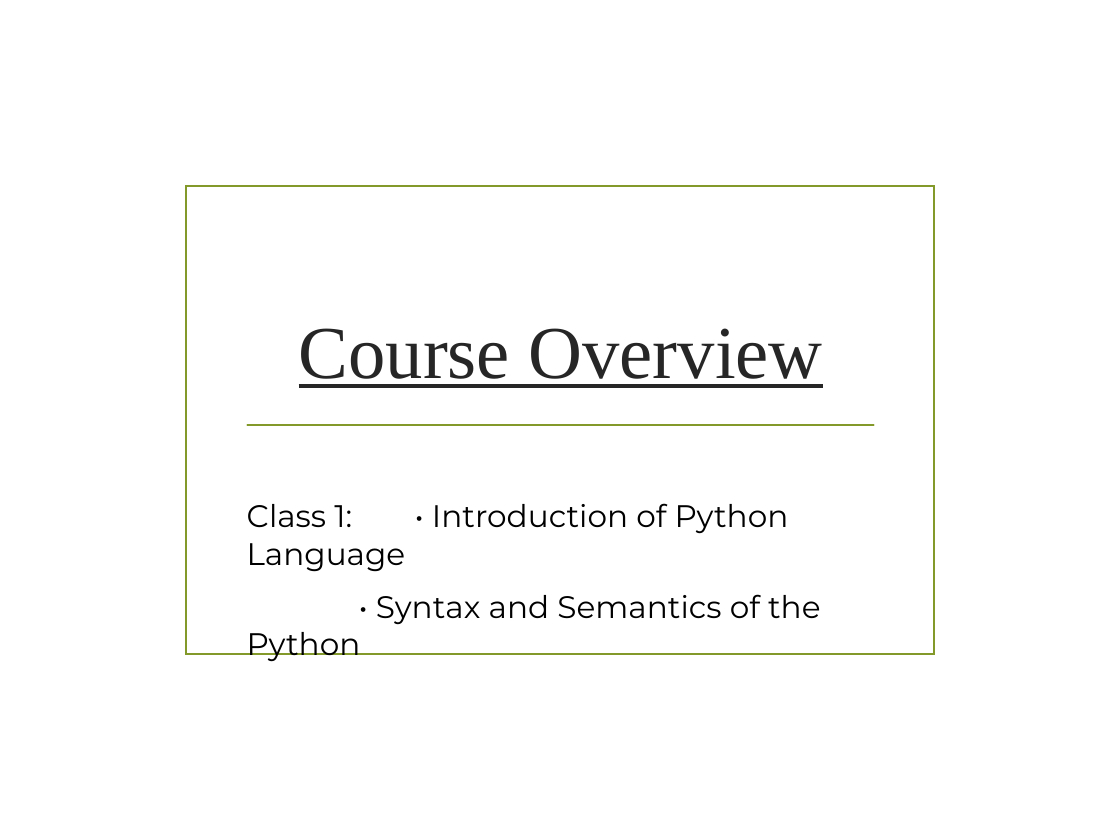
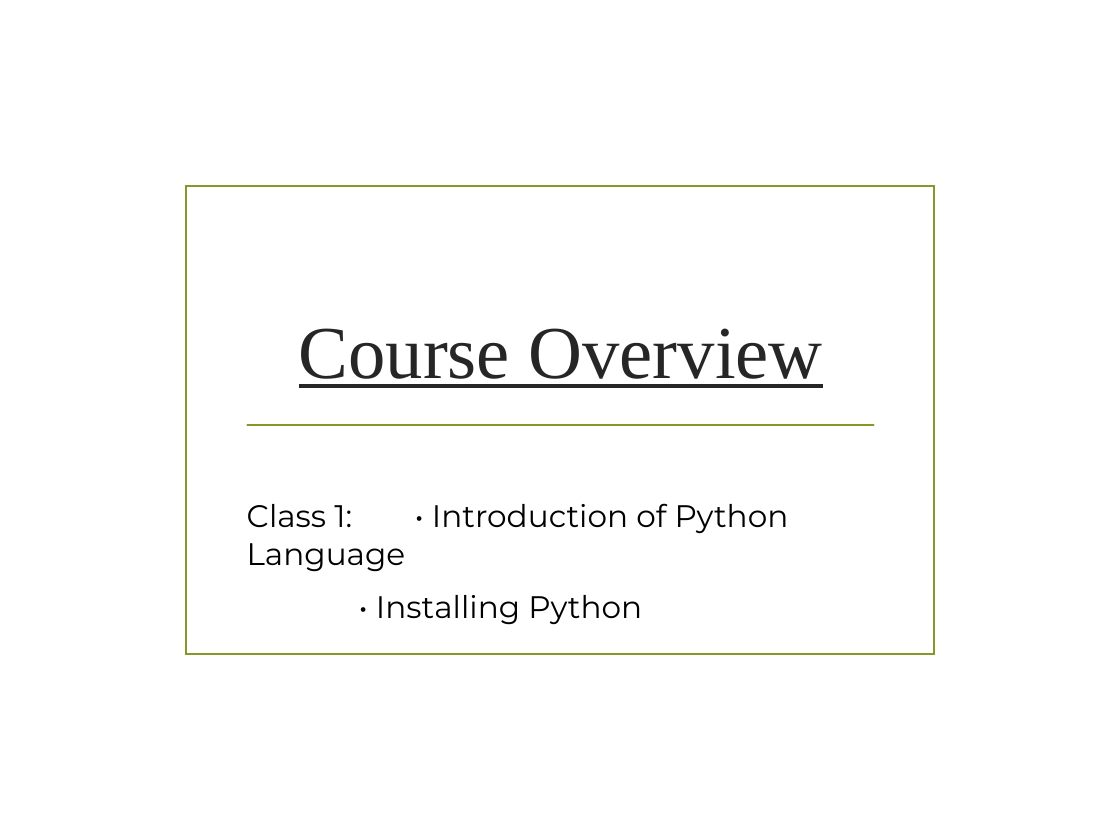
Before and after one commit to tf153/Connect-Bud, a slide deck: slide 3 of PPT/Python/class 1.pptx. Drawn at 1120x840 pixels with LibreOffice and Linux fonts; fonts in the diff are those of the drawing; background and template pictures are left out. Boxes give left, top, right and bottom in pixels: in the first picture for what was removed or moved away, otherwise in the second. Text is boxed around its words. In the diff, an @@ line names an element or a change of style, - is before the commit and + after.

```diff
--- a/PPT/Python/class 1.pptx
+++ b/PPT/Python/class 1.pptx
@@ subtitle at <box>376,595,642,625</box>: text changed @@
-• Syntax and Semantics of the Python
+• Installing Python
```
